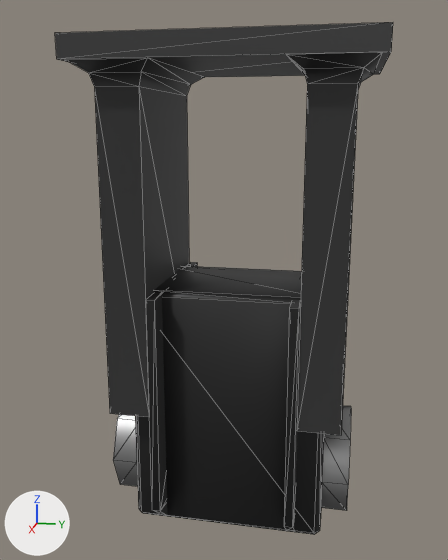
What one commit did to the COLLADA model meshes/justina/arm/ArmTwist.dae.
Both versions are drawn from a 50 mm camera at (0.1474, 0.0262, -0.0182) aimed at (0.0001, -0.0033, -0.0551). Lighting does not change. The marker at lower left points along +X, +Y and +Z. The older version comes first. Mesh edges are drawn as thin lines.

Names of what the first picture shows: 'Arm_Twist'.
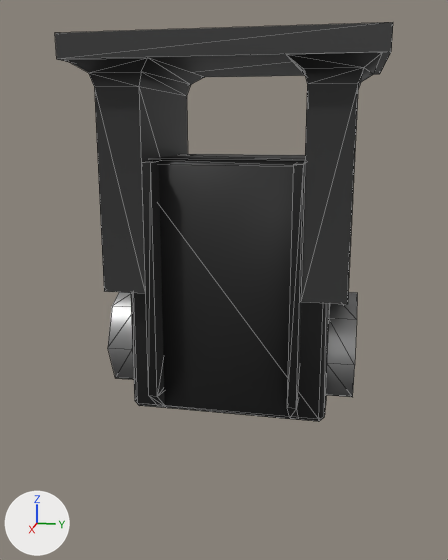
Pixel boxes (x1, y1, x2, y2) of what changed, in the pictures (448 x 560 px; the box of a moved part takes in the faces that stretch with it):
'Arm_Twist', reshaped (22% shorter)
    before: (55, 22, 393, 534)
    after: (55, 22, 393, 422)
part 1 of me_arm_twist, moved or reshaped
    before: (135, 266, 324, 534)
    after: (131, 154, 330, 422)
part 2 of me_arm_twist, moved or reshaped
    before: (284, 300, 301, 531)
    after: (287, 162, 305, 417)
part 3 of me_arm_twist, moved or reshaped
    before: (146, 262, 197, 515)
    after: (142, 161, 165, 405)
part 4 of me_arm_twist, moved or reshaped
    before: (321, 406, 351, 511)
    after: (326, 292, 357, 397)
part 5 of me_arm_twist, moved or reshaped
    before: (113, 415, 138, 486)
    after: (108, 292, 134, 379)
part 6 of me_arm_twist, moved or reshaped
    before: (94, 86, 189, 417)
    after: (94, 86, 188, 294)
part 7 of me_arm_twist, moved or reshaped
    before: (297, 83, 358, 435)
    after: (301, 83, 358, 304)

Diff of the bpy script that builds the scene:
```diff
--- a/meshes/justina/arm/ArmTwist.dae.py
+++ b/meshes/justina/arm/ArmTwist.dae.py
@@ me_arm_twist @@
 # used by ob_arm_twist; location = (0.0, 0.0, 0.0)
 # before: 12 (0.0195, -0.0172, -0.0842) at pixel (149, 417), 13 (0.0195, -0.027, -0.0842) at pixel (109, 413), 14 (-0.0195, -0.0172, -0.0842), 15 (-0.0195, -0.027, -0.0842)
 # before: 28 (0.0195, 0.0172, -0.0842) at pixel (296, 430), 29 (0.0195, 0.027, -0.0842) at pixel (341, 435), 30 (-0.0195, 0.0172, -0.0842), 31 (-0.0195, 0.027, -0.0842) at pixel (343, 369)
-me_arm_twist.from_pydata(...)  # 116 vertices, 168 faces; spans x -0.025..0.025, y -0.0325..0.0325, z -0.1145..0.0
+me_arm_twist.from_pydata(...)  # 116 vertices, 168 faces; spans x -0.025..0.025, y -0.0325..0.0325, z -0.0845..0.0
+# me_arm_twist part 1: the loose piece of 20 vertices spanning x -0.0145..0.0145, y -0.023..0.023, z -0.1145..-0.055 is moved by (0.0, 0.0, 0.03)
+# me_arm_twist part 2: the loose piece of 12 vertices spanning x -0.0201..0.0201, y 0.015..0.017, z -0.1143..-0.0554 is moved by (0.0, 0.0, 0.03)
+# me_arm_twist part 3: the loose piece of 12 vertices spanning x -0.0201..0.0201, y -0.017..-0.015, z -0.1143..-0.0554 is moved by (0.0, 0.0, 0.03)
+# me_arm_twist part 4: the loose piece of 16 vertices spanning x -0.0134..0.0134, y 0.023..0.0293, z -0.1134..-0.0866 is moved by (0.0, 0.0, 0.03)
+# me_arm_twist part 5: the loose piece of 16 vertices spanning x -0.0134..0.0134, y -0.0293..-0.023, z -0.1134..-0.0866 is moved by (0.0, 0.0, 0.03)
+# me_arm_twist part 6
+for i in [*range(12, 16)]: me_arm_twist.vertices[i].co += Vector((0.0, 0.0, 0.03))
+# me_arm_twist part 7
+for i in [*range(28, 32)]: me_arm_twist.vertices[i].co += Vector((0.0, 0.0, 0.03))
 me_arm_twist.materials.append(mat_base_plastic_black_material)
```
